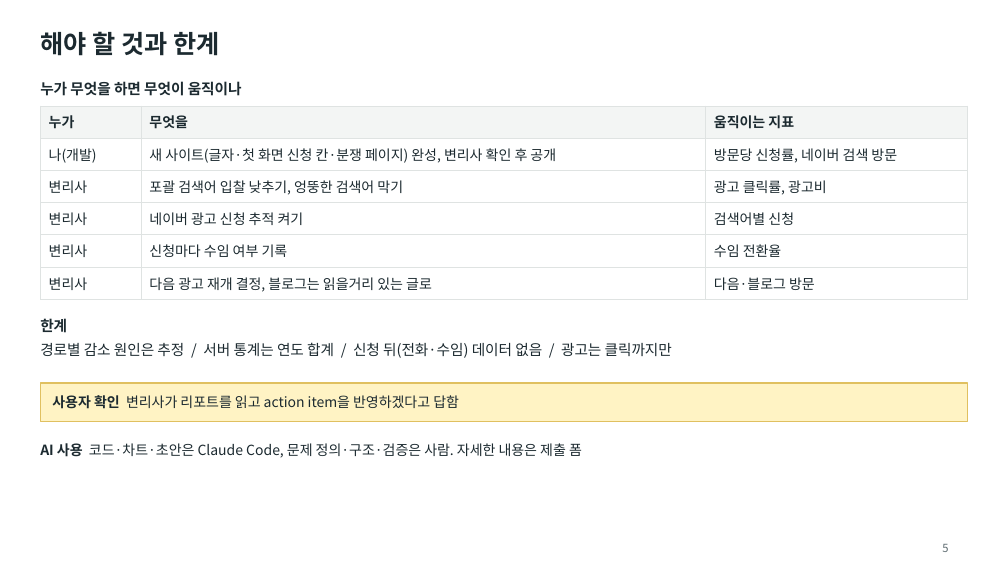
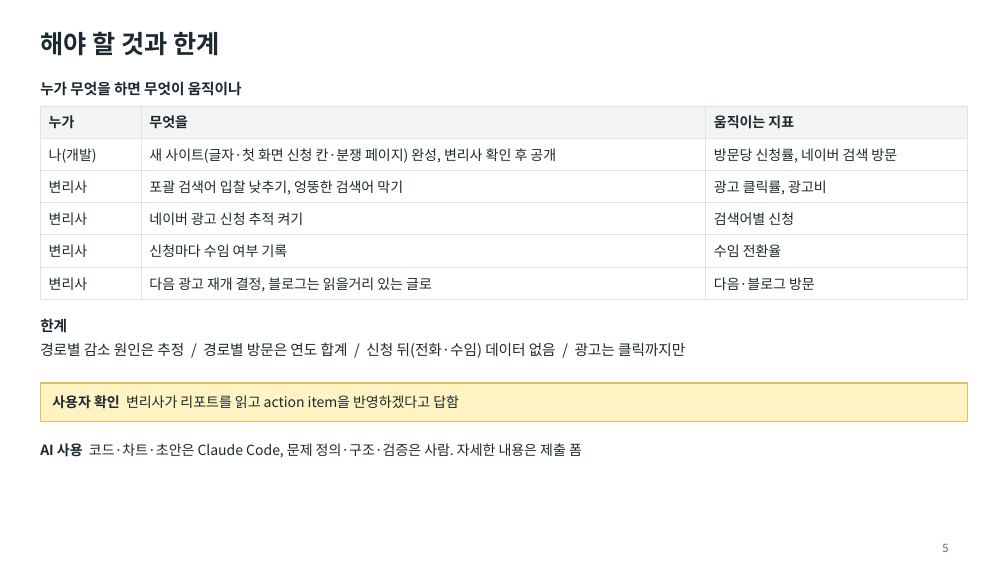
Before and after one commit to mindain/patent-landing-analysis, a slide deck: slide 5 of slides.pptx. Drawn at 1008x567 pixels with LibreOffice and Linux fonts; fonts in the diff are those of the drawing. Boxes give left, top, right and bottom in pixels: in the first picture for what was removed or moved away, otherwise in the second. Text is boxed around its words. In the diff, an @@ line names an element or a change of style, - is before the commit and + after.

```diff
--- a/slides.pptx
+++ b/slides.pptx
@@ text at bbox=[40, 342, 685, 358]: text changed @@
-경로별 감소 원인은 추정 / 서버 통계는 연도 합계 / 신청 뒤(전화·수임) 데이터 없음 / 광고는 클릭까지만
+경로별 감소 원인은 추정 / 경로별 방문은 연도 합계 / 신청 뒤(전화·수임) 데이터 없음 / 광고는 클릭까지만
```
Also in this commit, not shown: 3 other files.
